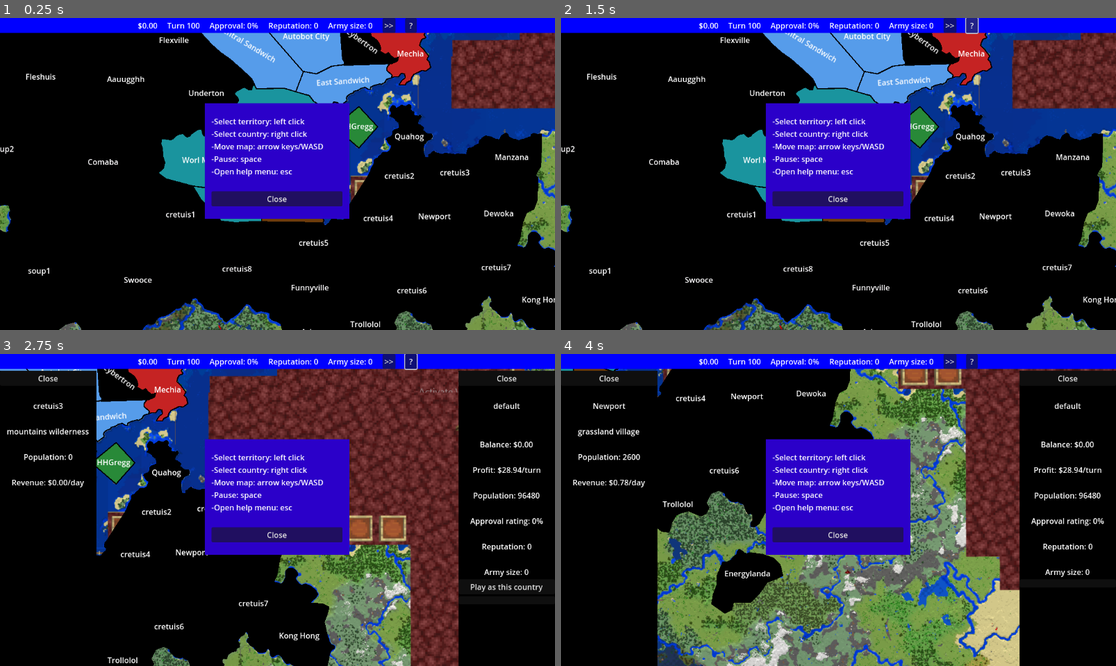
Above: before the commit, frames 1-4 (two rows, left to right).
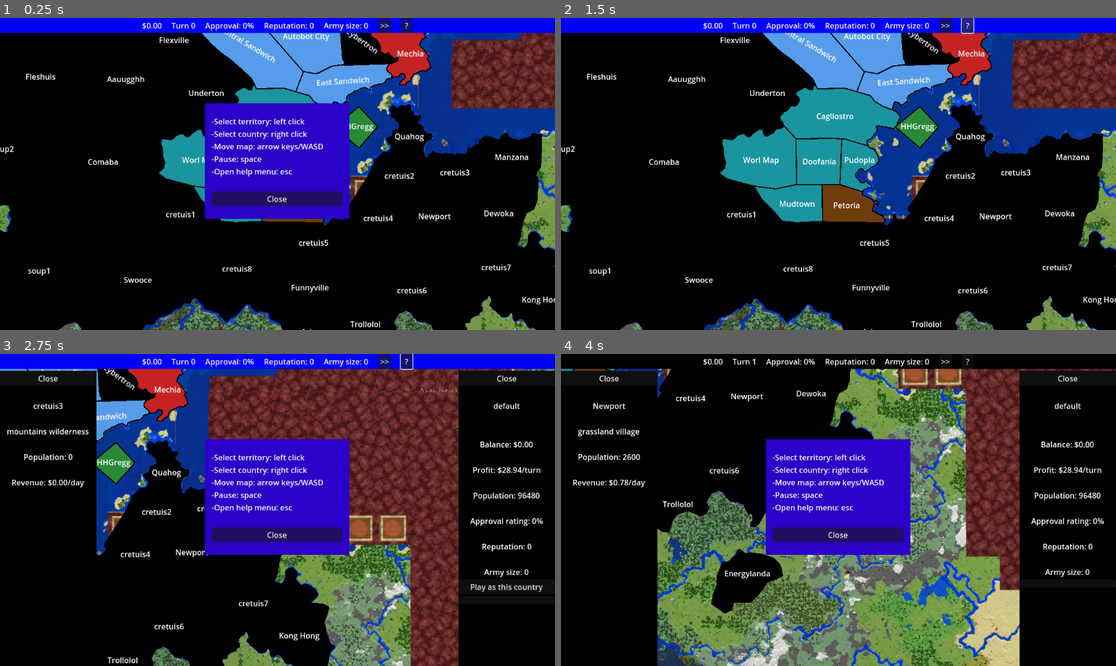
Above: after the commit, the same moments.

Repository: LN-Studios/silly-continent
Game: Godot game, scene res://scenes/root.tscn
Same seed, same stepped clock (60 frames per second), same inputs: the game is played once before the commit and once after it.
Inputs (mouse positions are in pixels of both pictures, inside the frame that each line leads up to):
- Up to frame 1 (0.25 s): no input
- Up to frame 2 (1.5 s): click ">>" at 0.5 s; click "?" at 1.25 s
- Up to frame 3 (2.75 s): tap Enter at 2 s; move the mouse to (399, 494) at 2.02 s; hold Right (right) from 2.03 s (still down); hold Right mouse button (click-right) from 2.03 s (still down); click (399, 494) at 2.17 s
- Up to frame 4 (4 s): release Right (right) at 2.75 s; release Right mouse button (click-right) at 2.75 s; click "Play as this country" at 2.75 s; tap Space at 3.5 s; move the mouse to (727, 525) at 3.52 s; hold Down (down) from 3.53 s (still down); click (727, 525) at 3.6 s; right-click (727, 525) at 3.8 s

The runs differ from the first frame. In frame 1, 0.7% of the frame differs, in the area x 24-76%, y 0-5%; in frame 2, 10%, in the area x 24-76%, y 0-65%; in frame 3, 0.7%; in frame 4, 4.9%.

Commit message:
working turn phases

Diff:
--- a/silly-continent/class/country.gd
+++ b/silly-continent/class/country.gd
@@ -28,7 +28,6 @@
 func _init(in_data = {}):
 	data.merge(country_data, true)
 	data.merge(in_data, true)
-	mods.approval.set_const("Base", 0.5)
 	#if (!get_capital()): set_capital(get_largest_terr())
 	#get_govt().set_effects(self)
 	super(Lib.countries)
@@ -41,6 +40,7 @@
 func entities_connected():
 	set_population()
 	compile_terr_tax(true)
+	compile_pop_change(true)
 
 func turn_phase_a(_turn):
 	set_balance()
@@ -49,8 +49,9 @@
 	set_army()
 	set_population()
 
-func turn_phase_z(_turn):
-	compile_terr_tax(false)
+func turn_phase_t(_turn):
+	compile_terr_tax(true)
+	compile_pop_change(true)
 
 func get_color() -> Color:
 	return color
@@ -93,18 +94,21 @@
 	return population
 
 func set_population():
-	population = compile_pop()
+	population = compile_pop(true)
 
-func compile_pop() -> int:
+func compile_pop(set_pop = false) -> int:
 	var total = 0
-	for terr in territories:
-		terr.set_population()
+	for terr in get_territories():
+		if (set_pop):
+			terr.set_population()
 		total += terr.get_population()
 	return total
 
-func get_pop_change() -> int:
+func compile_pop_change(set_change = false) -> int:
 	var total = 0
 	for terr in get_territories():
+		if (set_change):
+			terr.set_economy_pop_mod()
 		total += terr.get_pop_change()
 	return round(total)
 
--- a/silly-continent/class/entity.gd
+++ b/silly-continent/class/entity.gd
@@ -8,6 +8,7 @@
 func _init(lib_dict: Dictionary):
 	SignalBus.turn_phase_a.connect(turn_phase_a)
 	SignalBus.turn_phase_m.connect(turn_phase_m)
+	SignalBus.turn_phase_t.connect(turn_phase_t)
 	SignalBus.turn_phase_z.connect(turn_phase_z)
 	SignalBus.finish_loading.connect(connect_entities)
 	SignalBus.entities_connected.connect(entities_connected)
@@ -16,13 +17,16 @@
 #phase m: modifiers are removed
 #phase z: modifiers are set
 
-func turn_phase_a(_turn_number):
+func turn_phase_a(_turn):
 	pass
 
-func turn_phase_m(_turn_number):
+func turn_phase_m(_turn):
 	pass
 
-func turn_phase_z(_turn_number):
+func turn_phase_t(_turn):
+	pass
+
+func turn_phase_z(_turn):
 	pass
 
 func connect_entities():
--- a/silly-continent/class/modifier_list.gd
+++ b/silly-continent/class/modifier_list.gd
@@ -1,6 +1,4 @@
 class_name ModifierList extends Object
-
-const main = preload("res://main/main.gd")
 
 var consts = []
 var mults = []
@@ -46,17 +44,17 @@
 	var str = ""
 	if (use_money):
 		for con in consts:
-			str += con.get_name() + ": $" + main.format_float(con.get_value()) + "\n"
+			str += con.get_name() + ": $" + Main.format_float(con.get_value()) + "\n"
 	else:
 		for con in consts:
 			str += con.get_name() + ": "
 			if con.get_value() > 0.0: str += "+"
-			str += main.format_float(con.get_value()) + "\n"
+			str += Main.format_float(con.get_value()) + "\n"
 	for mult in mults:
 		str += mult.get_name() + ": "
 		var pct = mult.get_value()
 		if pct > 0.0: str += "+"
-		str += main.format_percent(pct) + "\n"
+		str += Main.format_percent(pct) + "\n"
 	return str
 
 func set_tooltip(label: Label, useMoney: bool):
--- a/silly-continent/class/territory.gd
+++ b/silly-continent/class/territory.gd
@@ -48,9 +48,7 @@
 		terr.set_effects(self)
 	super(Lib.territs)
 
-##called from country
-func turn_phase_z(_turn):
-	set_tax_profit_mod()
+func turn_phase_t(_turn):
 	set_economy_pop_mod()
 
 func connect_entities():
--- /dev/null
+++ b/silly-continent/class/user.gd
@@ -0,0 +1,16 @@
+class_name User extends Object
+
+var name: String
+var country: Country
+
+func _init(c: Country):
+	set_country(c)
+
+func get_country() -> Country:
+	return country
+
+func set_country(c):
+	country = c
+
+func has_country() -> bool:
+	return get_country() != null
--- a/silly-continent/global/signal_bus.gd
+++ b/silly-continent/global/signal_bus.gd
@@ -5,9 +5,10 @@
 signal open_terr_menu(t: Territory)
 
 #new turn, carried out in phases in alphabet order
-signal turn_phase_a(turn)
-signal turn_phase_m(turn)
-signal turn_phase_z(turn)
+signal turn_phase_a(turn) #update country/territ vars
+signal turn_phase_m(turn) #tick down modifier duration, erase expired mods
+signal turn_phase_t(turn) #recompile incoming changes for next turn
+signal turn_phase_z(turn) #display new data
 
 #top hud
 signal new_balance(new)
--- a/silly-continent/main/main.gd
+++ b/silly-continent/main/main.gd
@@ -7,8 +7,9 @@
 var tick: = 0
 var day = 1
 var year = 1
-var turn = -1
+var turn = 0
 var game_started = false
+var user: User
 
 func _ready() -> void:
 	SignalBus.game_start.connect(_start)
@@ -17,8 +18,9 @@
 	load_state()
 
 func _start(country):
+	turn = 1
 	game_started = true
-
+	user = User.new(country)
 
 func save_state():
 	Lib.save_state()
@@ -32,12 +34,25 @@
 	turn += 1
 	SignalBus.turn_phase_a.emit(turn)
 	SignalBus.turn_phase_m.emit(turn)
+	SignalBus.turn_phase_t.emit(turn)
 	SignalBus.turn_phase_z.emit(turn)
+
+func game_is_started() -> bool:
+	return game_started
 
 func get_camera():
 	return camera
 
-static func format_float(amt: float):
+func get_turn():
+	return turn
+
+func get_user() -> User:
+	return user
+
+func get_user_country() -> Country:
+	return get_user().get_country()
+
+func format_float(amt: float):
 	var av_amt = abs(amt)
 	if (av_amt < 1000.0): #0 to 1,000
 		return "%.2f" % amt
@@ -54,7 +69,7 @@
 	else: #>1t
 		return "way too much"
 
-static func format_percent(amt: float):
+func format_percent(amt: float):
 	var pct = amt * 100
 	if (round(pct) == 0):
 		return "0%"
--- a/silly-continent/menu/menu_country.gd
+++ b/silly-continent/menu/menu_country.gd
@@ -1,6 +1,4 @@
 extends VBoxContainer
-
-const main = preload("res://main/main.gd")
 
 @onready var parent_box = get_parent()
 @onready var close = $close
@@ -66,11 +64,11 @@
 func _refresh(day):
 	if (parent_box.visible):
 		today = day
-		balance_label.text = "\nBalance: $" + main.format_float(country.get_balance())
-		profit_label.text = "\nProfit: $" + main.format_float(country.get_balance_mod().compile()) + "/turn"
+		balance_label.text = "\nBalance: $" + Main.format_float(country.get_balance())
+		profit_label.text = "\nProfit: $" + Main.format_float(country.get_balance_mod().compile()) + "/turn"
 		pop_label.text = "\nPopulation: %.f" % country.get_population()
-		pop_label.tooltip_text = "Daily change: " + str(country.get_pop_change())
-		approval_label.text = "\nApproval rating: " + main.format_percent(country.get_approval())
+		pop_label.tooltip_text = "Daily change: " + str(country.compile_pop_change())
+		approval_label.text = "\nApproval rating: " + Main.format_percent(country.get_approval())
 		rep_label.text = "\nReputation: %.f" % country.get_reputation()
 		army_label.text = "\nArmy size: %.f" % country.get_army()
 		country.get_balance_mod().set_tooltip(profit_label, true)
--- a/silly-continent/menu/menu_terr.gd
+++ b/silly-continent/menu/menu_terr.gd
@@ -1,6 +1,4 @@
 extends VBoxContainer
-
-const main = preload("res://main/main.gd")
 
 @export var close: Button
 @export var nameLabel: Label
@@ -39,7 +37,7 @@
 	if (box.visible):
 		today = day
 		populationLabel.text = "\nPopulation: %.f\n" % territory.get_population()
-		taxLabel.text = "\nRevenue: $" + main.format_float(territory.get_profit()) + "/day\n"
+		taxLabel.text = "\nRevenue: $" + Main.format_float(territory.get_profit()) + "/day\n"
 		territory.get_profit_mod().set_tooltip(taxLabel, true)
 		populationLabel.tooltip_text = "Daily change: " + str(territory.get_pop_change()) + "\n" + territory.get_pop_mod().get_list(false)
 
--- a/silly-continent/menu/top_hud.gd
+++ b/silly-continent/menu/top_hud.gd
@@ -1,55 +1,64 @@
 extends Container
 
-const main = preload("res://main/main.gd")
-
 @export var balance_label: Label
-@export var day_label: Label
+@export var turn_label: Label
 @export var approval_label: Label
 @export var rep_label: Label
 @export var army_label: Label
 @export var box: ColorRect
 
 func _ready():
-	SignalBus.turn_phase_a.connect(new_turn)
-	SignalBus.new_balance.connect(_balance)
-	SignalBus.new_approval.connect(_approval)
-	SignalBus.new_reputation.connect(_reputation)
-	SignalBus.new_army.connect(_army)
 	SignalBus.game_start.connect(_start)
-	_balance(0, null)
-	_approval(0, null)
-	_reputation(0, null)
-	_army(0, null)
+	SignalBus.turn_phase_z.connect(turn_phase_z)
+	update_values(null)
 	visible = true
 
-func _start(country):
+func _start(country: Country):
 	box.color = country.get_color()
+	update_values(country)
 
-func new_turn(turn):
-	day_label.text = "Turn " + str(turn)
+func turn_phase_z(_turn):
+	update_values(Main.get_user_country())
 
-func _balance(new, mod):
-	balance_label.text = "$" + main.format_float(new)
+func update_values(country: Country):
+	set_turn(Main.get_turn())
+	if (country == null):
+		set_balance(0, null)
+		set_approval(0, null)
+		set_reputation(0, null)
+		set_army(0, null)
+	else:
+		set_balance(country.get_balance(), country.get_balance_mod())
+		set_approval(country.get_approval(), country.get_approval_mod())
+		set_reputation(country.get_reputation(), country.get_reputation_mod())
+		set_army(country.get_army(), country.get_army_mod())
+
+func set_turn(turn):
+	turn_label.text = "Turn " + str(turn)
+
+func set_balance(new, mod):
+	balance_label.text = "$" + Main.format_float(new)
 	if (mod):
 		mod.set_tooltip(balance_label, true)
 
-func _approval(new, mod):
-	approval_label.text = "Approval: " + main.format_percent(new)
+func set_approval(new, mod):
+	approval_label.text = "Approval: " + Main.format_percent(new)
 	if (mod):
 		mod.set_tooltip(approval_label, false)
 
-func _reputation(new, mod):
+func set_reputation(new, mod):
 	rep_label.text = "Reputation: " + str(new)
 	if (mod):
 		mod.set_tooltip(rep_label, false)
 
-func _army(new, mod):
+func set_army(new, mod):
 	army_label.text = "Army size: " + str(new)
 	if (mod):
 		mod.set_tooltip(army_label, false)
 
 func next_turn():
-	SignalBus.next_turn.emit()
+	if (Main.game_is_started()):
+		Main.advance_turn()
 
 func open_help():
 	SignalBus.open_help.emit()
--- a/silly-continent/project.godot
+++ b/silly-continent/project.godot
@@ -17,6 +17,7 @@
 
 [autoload]
 
+Main="*res://main/main.gd"
 SignalBus="*res://global/signal_bus.gd"
 Terms="*res://global/terms.gd"
 FileUtil="*res://util/file_util.gd"
--- a/silly-continent/scenes/hud.tscn
+++ b/silly-continent/scenes/hud.tscn
@@ -25,15 +25,15 @@
 grow_horizontal = 2
 grow_vertical = 2
 
-[node name="top hud" type="PanelContainer" parent="Control/VBoxContainer" node_paths=PackedStringArray("balance_label", "day_label", "approval_label", "rep_label", "army_label", "box")]
+[node name="top hud" type="PanelContainer" parent="Control/VBoxContainer" node_paths=PackedStringArray("balance_label", "turn_label", "approval_label", "rep_label", "army_label", "box")]
 layout_mode = 2
 script = ExtResource("3_6ywyt")
 balance_label = NodePath("top_hud/balance")
-day_label = NodePath("top_hud/day")
+turn_label = NodePath("top_hud/day")
 approval_label = NodePath("top_hud/approval")
 rep_label = NodePath("top_hud/rep")
 army_label = NodePath("top_hud/army")
-box = NodePath("../info boxes/left box/country_box")
+box = NodePath("top_hud_box")
 
 [node name="top_hud_box" type="ColorRect" parent="Control/VBoxContainer/top hud"]
 layout_mode = 2
@@ -282,7 +282,8 @@
 grow_vertical = 2
 text = "Declare War"
 
-[connection signal="pressed" from="Control/VBoxContainer/top hud/top_hud/HBoxContainer/help button" to="Control/VBoxContainer/top hud/top_hud" method="open_help"]
+[connection signal="pressed" from="Control/VBoxContainer/top hud/top_hud/HBoxContainer/next turn button" to="Control/VBoxContainer/top hud" method="next_turn"]
+[connection signal="pressed" from="Control/VBoxContainer/top hud/top_hud/HBoxContainer/help button" to="Control/VBoxContainer/top hud" method="open_help"]
 [connection signal="pressed" from="Control/VBoxContainer/info boxes/right box/terr_box/terr_menu/Button" to="Control/VBoxContainer/info boxes/right box/terr_box/terr_menu" method="_on_close"]
 [connection signal="pressed" from="Control/VBoxContainer/info boxes/left box/country_menu/close" to="Control/VBoxContainer/info boxes/left box/country_menu" method="_on_close"]
 [connection signal="pressed" from="Control/VBoxContainer/info boxes/left box/country_menu/select" to="Control/VBoxContainer/info boxes/left box/country_menu" method="_on_country_selected"]
--- a/silly-continent/scenes/root.tscn
+++ b/silly-continent/scenes/root.tscn
@@ -1,6 +1,5 @@
-[gd_scene load_steps=8 format=3 uid="uid://tj3ccedc1v48"]
-
-[ext_resource type="Script" path="res://main/main.gd" id="1_f5blk"]
+[gd_scene load_steps=7 format=3 uid="uid://tj3ccedc1v48"]
+
 [ext_resource type="Texture2D" uid="uid://c5m1cm5vgv8j4" path="res://Screenshot 2025-01-03 013136.png" id="2_bg3r2"]
 [ext_resource type="Texture2D" uid="uid://x5jxw1obu8if" path="res://Screenshot 2025-01-03 013150.png" id="3_mlogu"]
 [ext_resource type="Script" path="res://util/territory_node.gd" id="4_2iwvr"]
@@ -8,9 +7,7 @@
 [ext_resource type="PackedScene" uid="uid://nkcjwbsh84yu" path="res://scenes/hud.tscn" id="17_pfjmn"]
 [ext_resource type="PackedScene" uid="uid://d2p7ta7w0rlu" path="res://scenes/popup.tscn" id="29_bs6ov"]
 
-[node name="main" type="Node" node_paths=PackedStringArray("camera")]
-script = ExtResource("1_f5blk")
-camera = NodePath("camera")
+[node name="main" type="Node"]
 
 [node name="map" type="Node2D" parent="."]
 position = Vector2(1, -1)
--- a/silly-continent/util/territory_node.gd
+++ b/silly-continent/util/territory_node.gd
@@ -29,6 +29,7 @@
 	border.width = 2.25
 	border.default_color = Color.BLACK
 	border.points = shape.polygon
+	set_territory()
 
 func set_territory():
 	territory = Lib.get_territ(territory_id)
@@ -43,7 +44,6 @@
 		shape.color = default_color
 
 func _on_input_event(_viewport: Node, _event: InputEvent, _shape_idx: int) -> void:
-
 	if (Input.is_action_pressed('click-left')):
 		SignalBus.open_terr_menu.emit(self.territory)
 	if (Input.is_action_pressed('click-right')):
